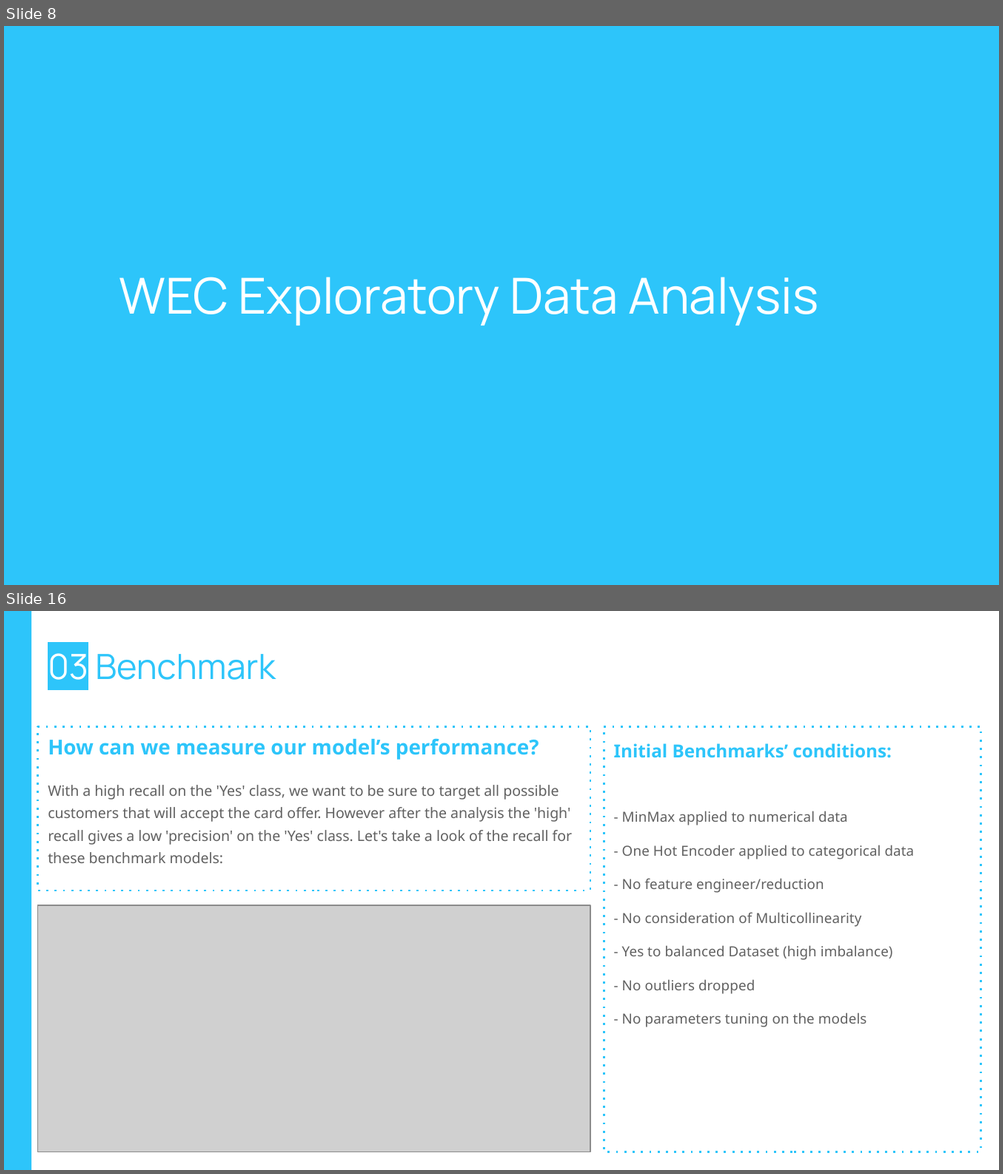
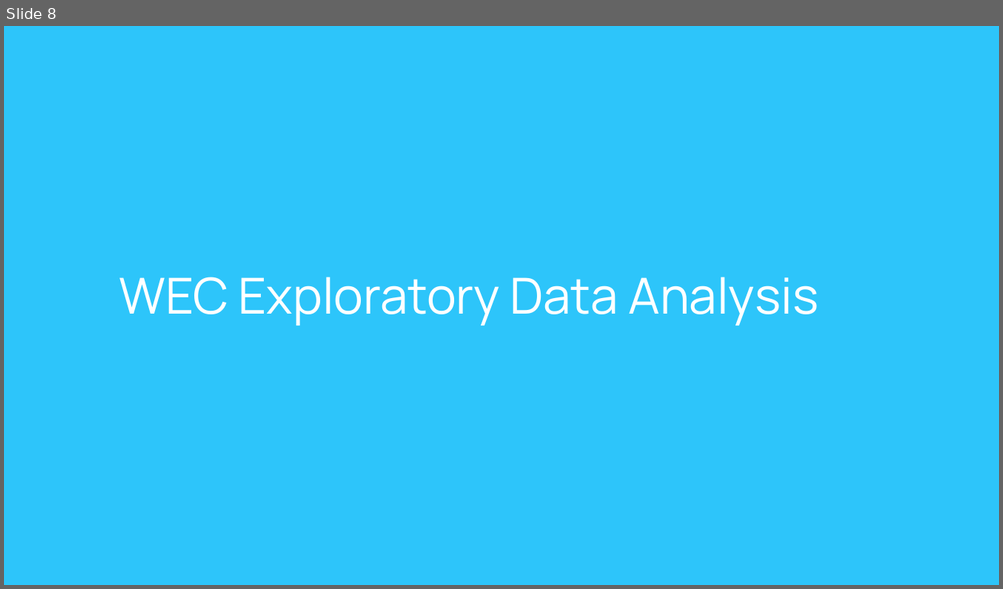
Before and after one commit to Edoardo1996/iornhack-final-project, a slide deck: pres/Ironhac-final-project.pptx. Shown one above the other, each under a label of ours: slides 8 and 16 before the commit, slide 8 after it; the slides between them are not shown. The pictures are 1003x1174 and 1003x589 pixels, drawn with LibreOffice and Linux fonts; fonts in the diff are those of the drawing; grey boxes stand for pictures; background and template pictures are left out. Boxes give left, top, right and bottom in pixels: in the first picture for what was removed or moved away, otherwise in the second. Text is boxed around its words. In the diff, an @@ line names an element or a change of style, - is before the commit and + after.

```diff
--- a/pres/Ironhac-final-project.pptx
+++ b/pres/Ironhac-final-project.pptx
@@ slide 16 removed at (4,611,999,1170), background #FFFFFF @@
@@ rectangle removed at (4,611,31,1170) @@
@@ title removed at (48,653,276,680) @@
-03 Benchmark
@@ text removed at (38,726,590,891) @@
-How can we measure our model’s performance?
-With a high recall on the 'Yes' class, we want to be sure to target all possible customers that will accept the card offer. However after the analysis the 'high' recall gives a low 'precision' on the 'Yes' class. Let's take a look of the recall for these benchmark models:
@@ text removed at (603,726,981,1152) @@
-Initial Benchmarks’ conditions:
-- MinMax applied to numerical data
-- One Hot Encoder applied to categorical data
-- No feature engineer/reduction
-- No consideration of Multicollinearity
-- Yes to balanced Dataset (high imbalance)
-- No outliers dropped
-- No parameters tuning on the models
@@ picture removed at (38,906,590,1152) @@
```
Also in this commit, not shown: 6 slides changed, 12 slides added, 22 other slides removed, 3 other files.
